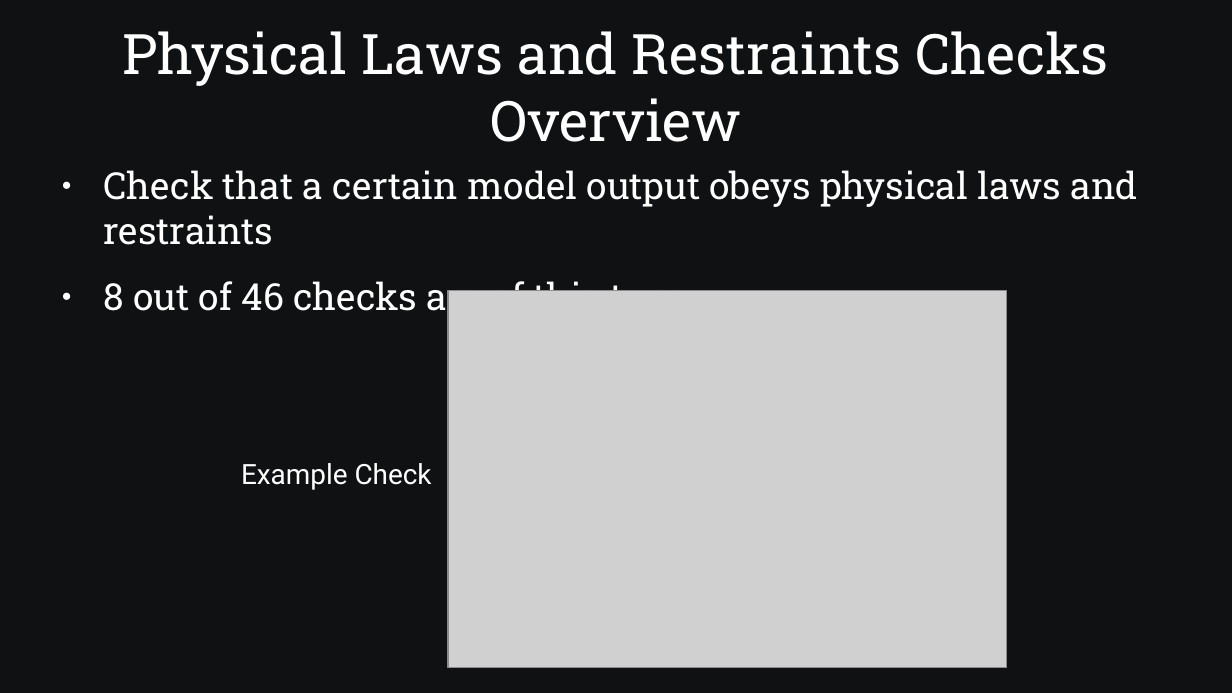
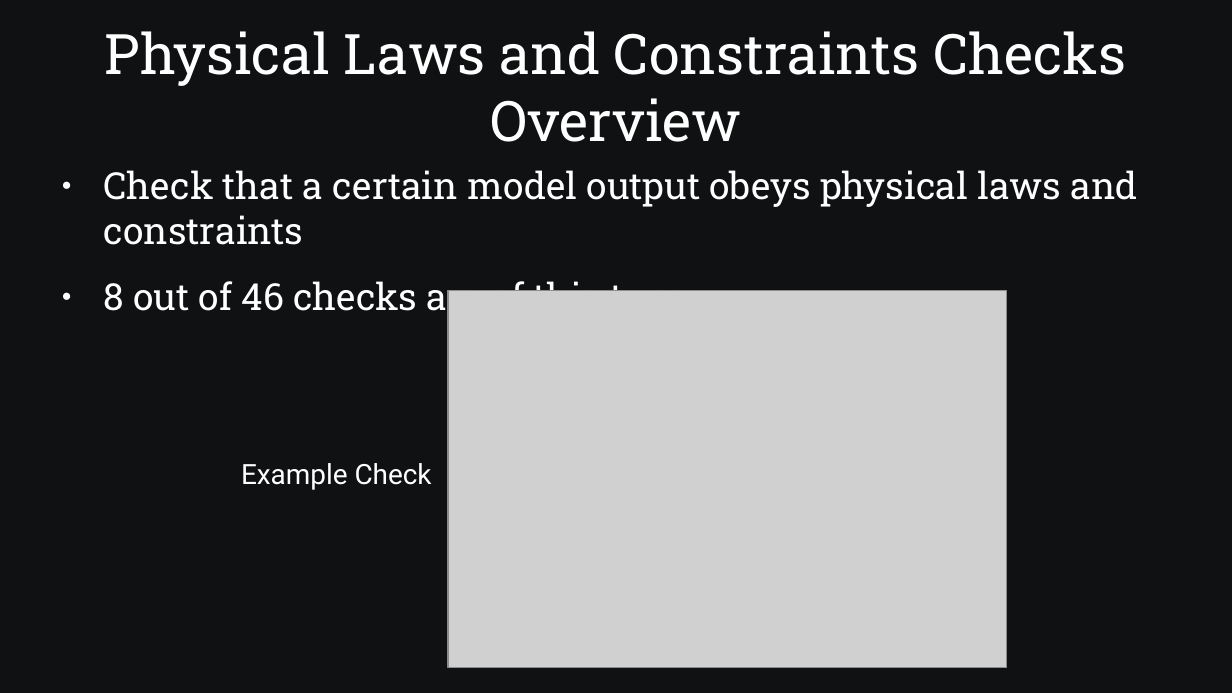
Before and after one commit to SamAllen06/lake_temp_work, a slide deck: slide 30 of documentation/for_collaborators/AnalysisOverview.pptx (slide 27 before the commit). Drawn at 1232x693 pixels with LibreOffice and Linux fonts; fonts in the diff are those of the drawing; grey boxes stand for pictures. Boxes give left, top, right and bottom in pixels: in the first picture for what was removed or moved away, otherwise in the second. Text is boxed around its words. In the diff, an @@ line names an element or a change of style, - is before the commit and + after.

```diff
--- a/documentation/for_collaborators/AnalysisOverview.pptx
+++ b/documentation/for_collaborators/AnalysisOverview.pptx
@@ text at bbox=[105, 31, 1126, 142]: text changed @@
-Physical Laws and Restraints Checks Overview
+Physical Laws and Constraints Checks Overview
@@ text at bbox=[104, 170, 1138, 311]: text changed @@
-● Check that a certain model output obeys physical laws and restraints
-● 8 out of 46 checks are of this type
+● Check that a certain model output obeys physical laws and constraints
+● 8 out of 46 checks are of this type.
```
Also in this commit, not shown: 27 other slides changed, 4 slides added, 1 slide removed, 1 other file.
